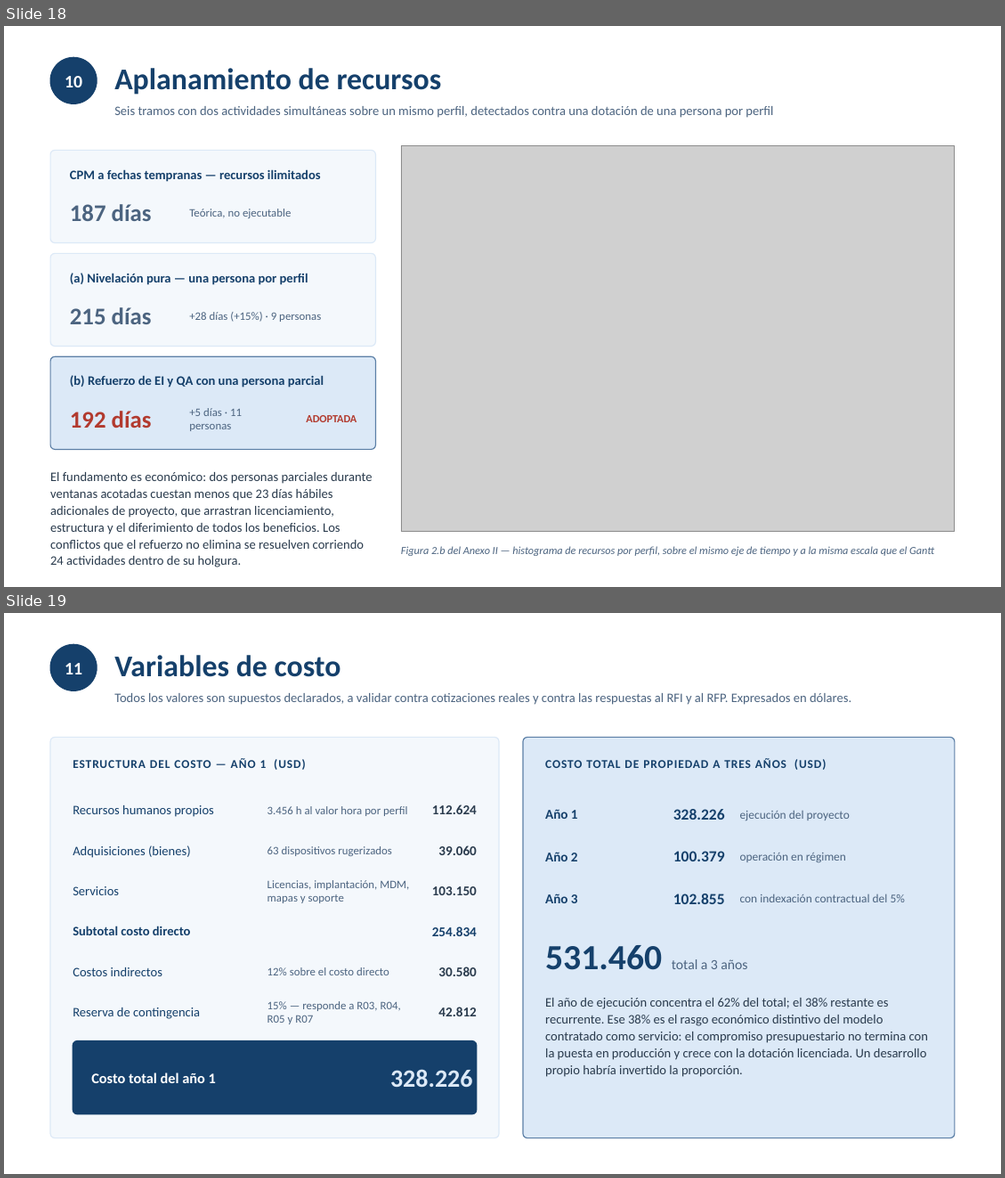
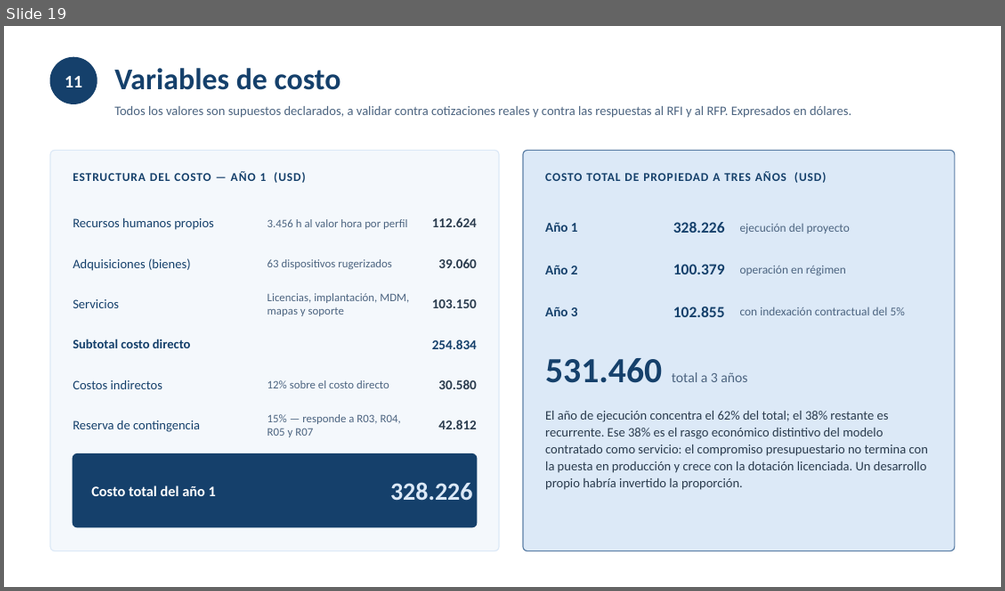
Before and after one commit to JuanBonadeo/utn_brain, a slide deck: materias/ASI/entregables/etapa3-presentacion.pptx. Shown one above the other, each under a label of ours: slides 18 and 19 before the commit, slide 19 after it. The pictures are 1005x1178 and 1005x591 pixels, drawn with LibreOffice and Linux fonts; fonts in the diff are those of the drawing; grey boxes stand for pictures. Boxes give left, top, right and bottom in pixels: in the first picture for what was removed or moved away, otherwise in the second. Text is boxed around its words. In the diff, an @@ line names an element or a change of style, - is before the commit and + after.

```diff
--- a/materias/ASI/entregables/etapa3-presentacion.pptx
+++ b/materias/ASI/entregables/etapa3-presentacion.pptx
@@ slide 18 removed at box(4, 26, 1001, 587), background #FFFFFF @@
@@ ellipse removed at box(50, 57, 97, 103) @@
@@ text removed at box(65, 76, 82, 87) @@
-10
@@ text removed at box(114, 68, 442, 95) @@
-Aplanamiento de recursos
@@ text removed at box(114, 106, 773, 118) @@
-Seis tramos con dos actividades simultáneas sobre un mismo perfil, detectados contra una dotación de una persona por perfil
@@ rounded rectangle removed at box(50, 150, 376, 243) @@
@@ picture removed at box(401, 145, 955, 532) @@
@@ text removed at box(70, 169, 321, 182) @@
-CPM a fechas tempranas — recursos ilimitados
@@ text removed at box(70, 204, 152, 221) @@
-187 días
@@ text removed at box(189, 208, 291, 218) @@
-Teórica, no ejecutable
@@ rounded rectangle removed at box(50, 253, 376, 346) @@
@@ text removed at box(70, 273, 308, 285) @@
-(a) Nivelación pura — una persona por perfil
@@ text removed at box(70, 307, 152, 324) @@
-215 días
@@ text removed at box(189, 312, 321, 321) @@
-+28 días (+15%) · 9 personas
@@ rounded rectangle removed at box(50, 356, 376, 450) @@
@@ text removed at box(70, 375, 324, 387) @@
-(b) Refuerzo de EI y QA con una persona parcial
@@ text removed at box(70, 410, 152, 427) @@
-192 días
@@ text removed at box(189, 408, 242, 431) @@
-+5 días · 11 personas
@@ text removed at box(306, 415, 356, 422) @@
-ADOPTADA
@@ text removed at box(50, 472, 372, 567) @@
-El fundamento es económico: dos personas parciales durante ventanas acotadas cuestan menos que 23 días hábiles adicionales de proyecto, que arrastran licenciamiento, estructura y el diferimiento de todos los beneficios. Los conflictos que el refuerzo no elimina se resuelven corriendo 24 actividades dentro de su holgura.
@@ text removed at box(401, 546, 934, 556) @@
-Figura 2.b del Anexo II — histograma de recursos por perfil, sobre el mismo eje de tiempo y a la misma escala que el Gantt
```
Also in this commit, not shown: 1 slide changed, 5 slides added, 4 other slides removed, 3 other files.
